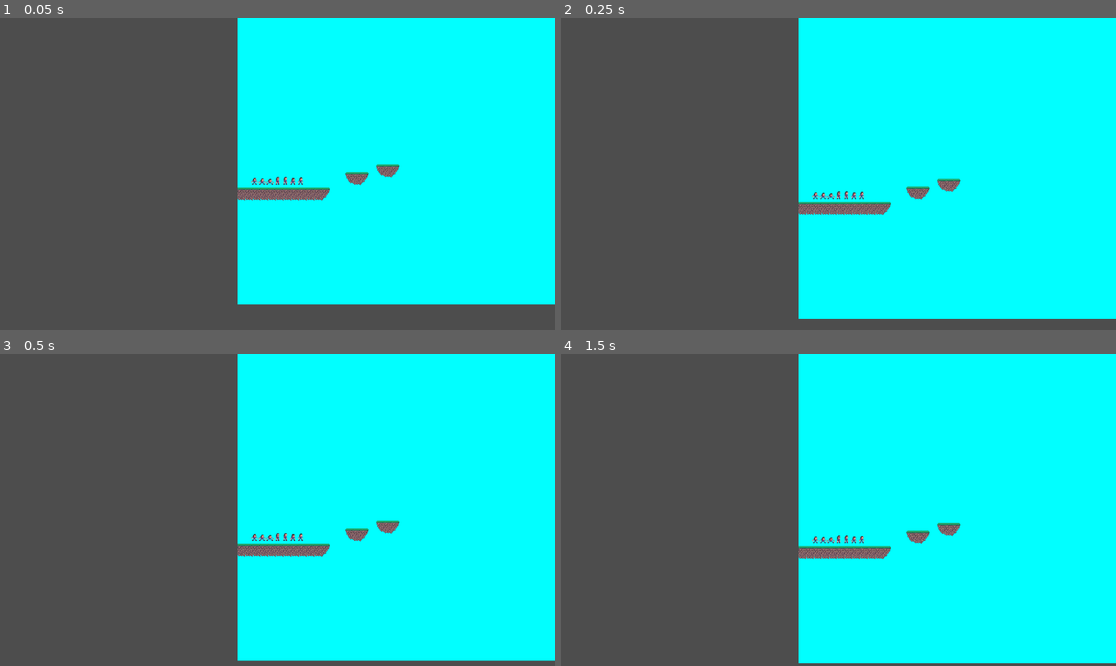
Above: before the commit, frames 1-4 (two rows, left to right).
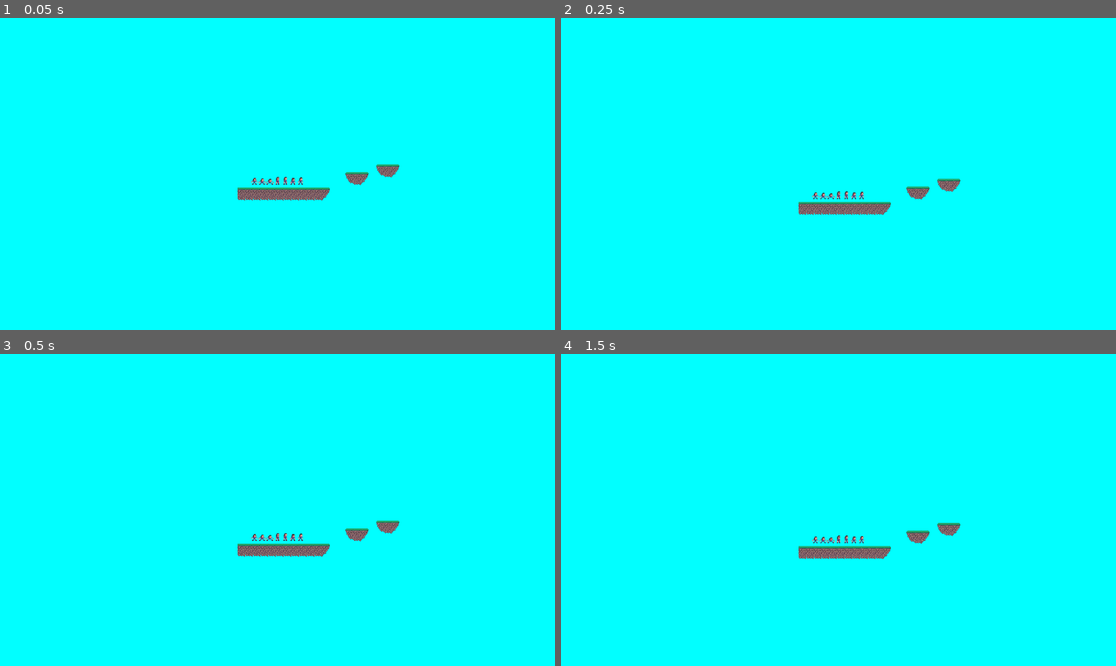
Above: after the commit, the same moments.

Repository: YmsBax/Proyecto_Panas
Game: Godot game, scene res://Escenas/Mapa.tscn
Two runs of this game, one before a commit and one after it. Both use one fixed random seed, a clock stepped at 60 frames per second and the inputs below. The project has no main scene, so this scene is started directly.
Inputs:
- Up to frame 1 (0.05 s): no input
- Up to frame 2 (0.25 s): no input
- Up to frame 3 (0.5 s): no input
- Up to frame 4 (1.5 s): tap Enter at 1.25 s

The runs differ from the first frame. In frame 1, 48% of the frame differs, in the area x 0-100%, y 0-100%; in frame 2, 45%; in frame 3, 44%; in frame 4, 43%.

Commit message:
cambios 2

Diff:
--- a/Escenas/Mapa.tscn
+++ b/Escenas/Mapa.tscn
@@ -18,8 +18,9 @@
 [node name="Mapa" type="Node2D"]
 
 [node name="ColorRect" type="ColorRect" parent="."]
+offset_left = -501.0
 offset_right = 1151.0
-offset_bottom = 643.0
+offset_bottom = 743.0
 color = Color(0.00392157, 1, 1, 1)
 
 [node name="CharacterBody2D" parent="." instance=ExtResource("1_oyaij")]
